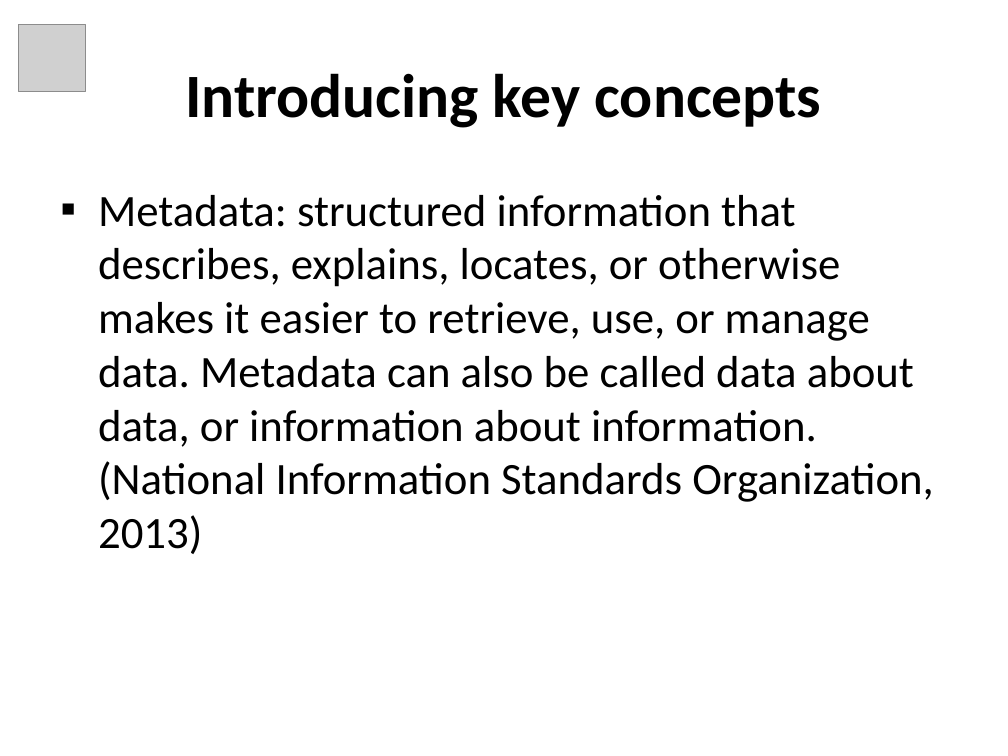
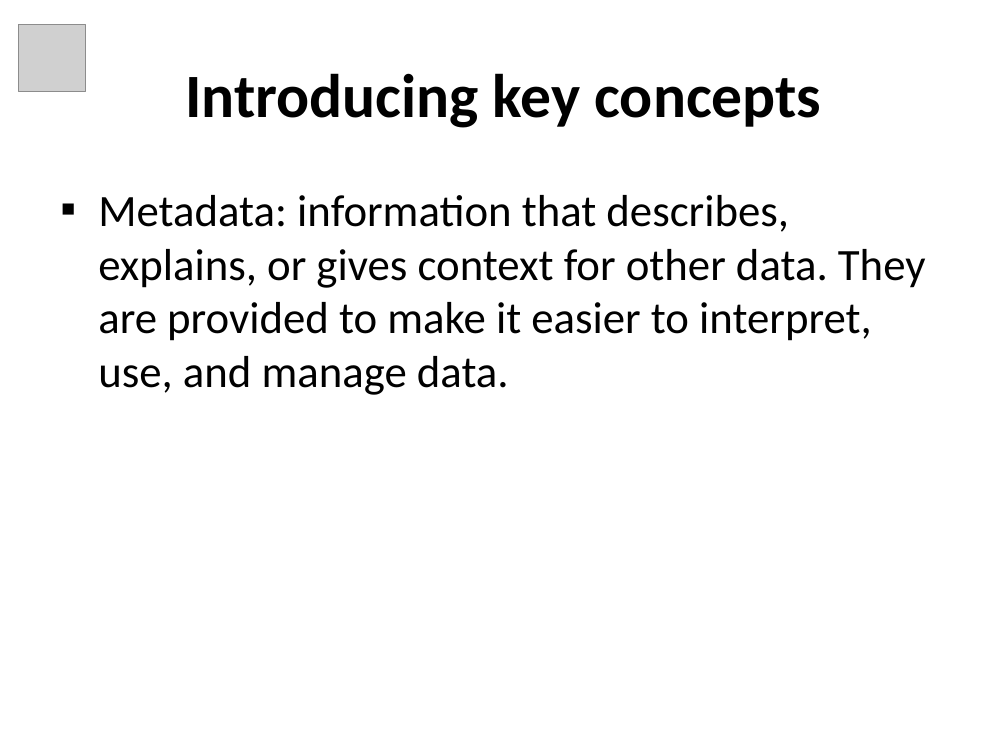
Before and after one commit to tascha/D4DM, a slide deck: slide 15 of documents/Module3_Slides.ppt. Drawn at 1008x756 pixels with LibreOffice and Linux fonts; fonts in the diff are those of the drawing; grey boxes stand for pictures. Boxes give left, top, right and bottom in pixels: in the first picture for what was removed or moved away, otherwise in the second. Text is boxed around its words. In the diff, an @@ line names an element or a change of style, - is before the commit and + after.

```diff
--- a/documents/Module3_Slides.ppt
+++ b/documents/Module3_Slides.ppt
@@ text at (98, 195, 926, 395): text changed @@
-▪ Metadata: structured information that describes, explains, locates, or otherwise makes it easier to retrieve, use, or manage data. Metadata can also be called data about data, or information about information. (National Information Standards Organization, 2013)
+▪ Metadata: information that describes, explains, or gives context for other data. They are provided to make it easier to interpret, use, and manage data.
```
Also in this commit, not shown: 16 other slides changed, 16 slides added, 4 slides removed.
